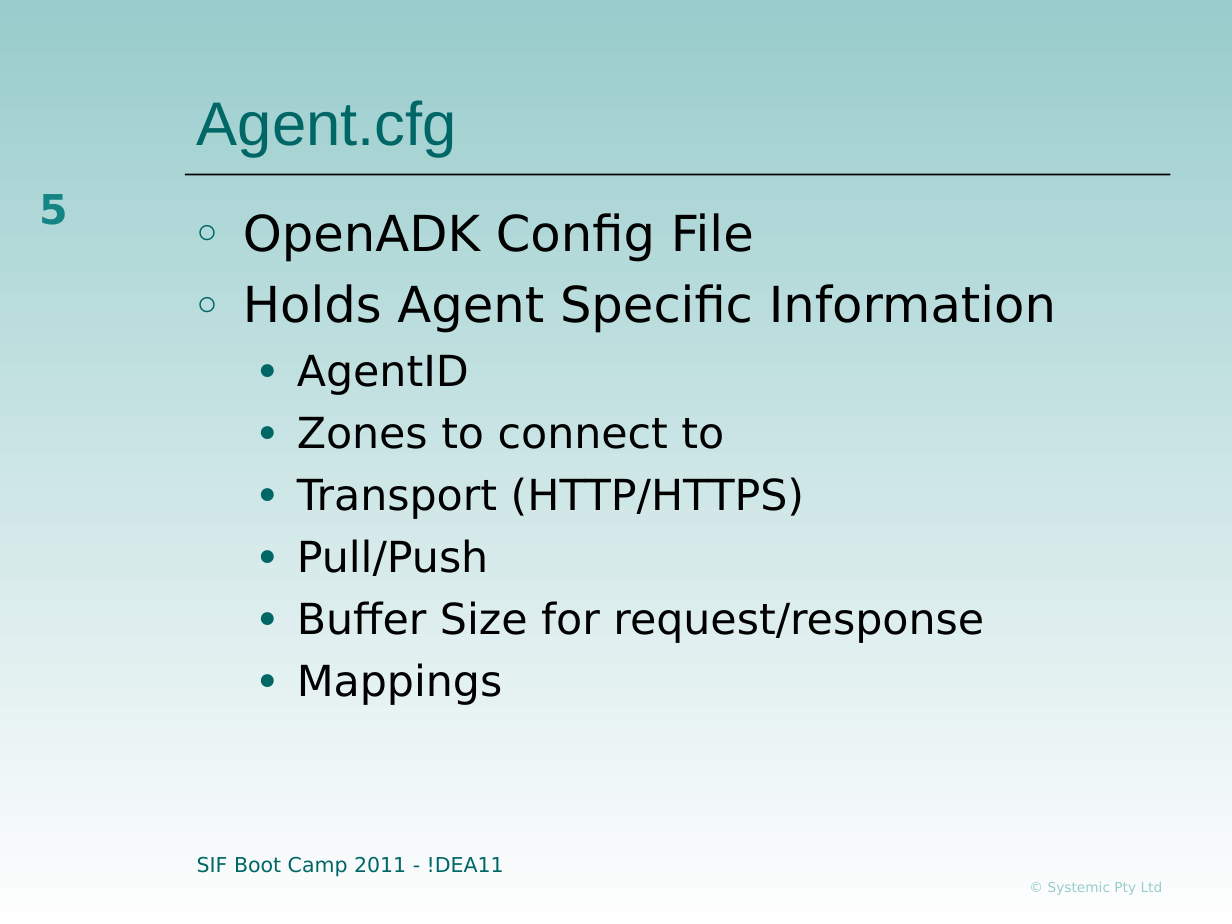
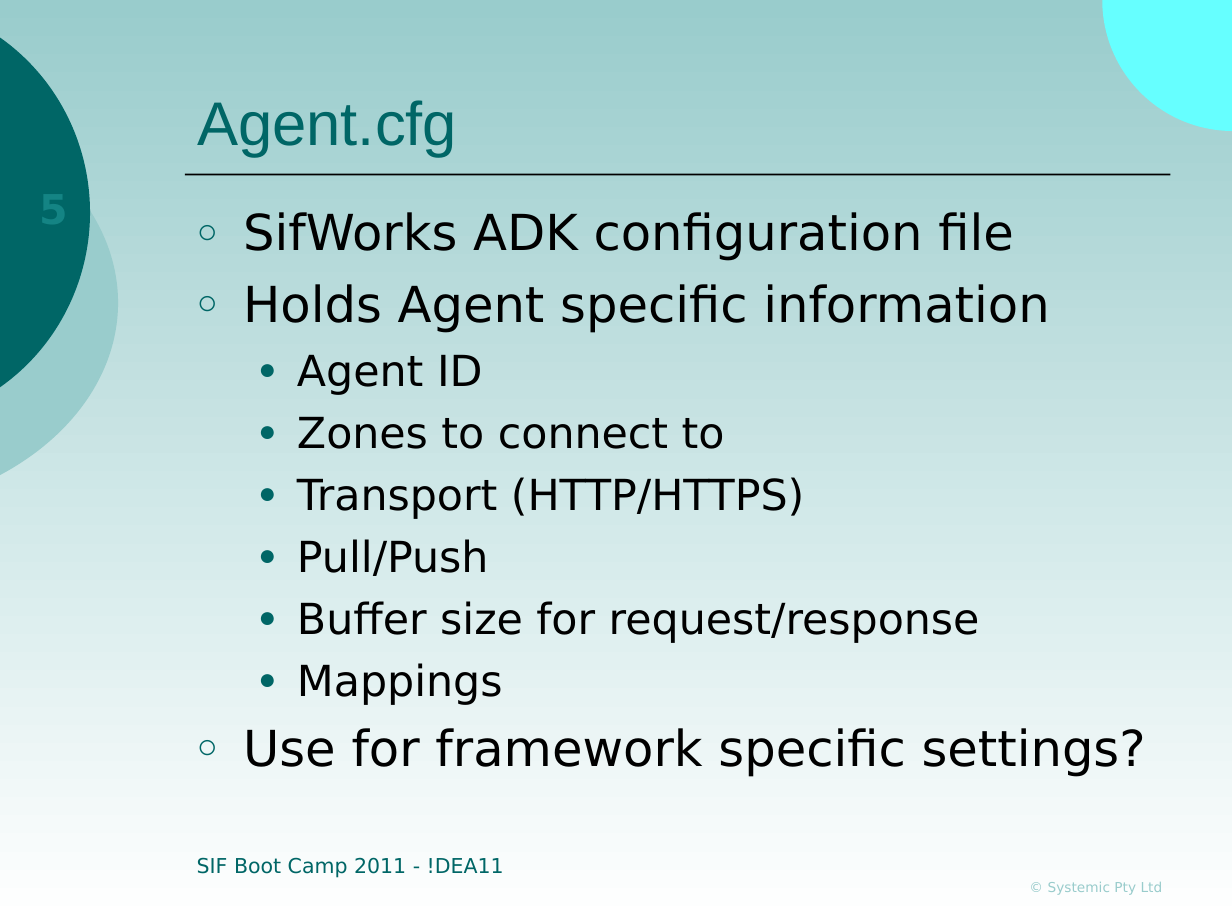
Before and after one commit to nsip/SifBootCamp-dotNet, a slide deck: slide 5 of Documentation/Presentations/05-Agent Development-CSharp.ppt. Drawn at 1232x924 pixels with LibreOffice and Linux fonts; fonts in the diff are those of the drawing; background and template pictures are left out. Boxes give left, top, right and bottom in pixels: in the first picture for what was removed or moved away, otherwise in the second. Text is boxed around its words. In the diff, an @@ line names an element or a change of style, - is before the commit and + after.

Commit message:
Updated presentations for .NET specific information.

```diff
--- a/Documentation/Presentations/05-Agent Development-CSharp.ppt
+++ b/Documentation/Presentations/05-Agent Development-CSharp.ppt
@@ background gradient #99CCCC to #FEFEFE to gradient #99CCCC to #FFFFFF @@
@@ outline redrawn in 3 elements at bbox=[1103, 0, 1232, 132], bbox=[0, 92, 118, 514], bbox=[0, 0, 90, 425] @@
@@ page number rewrapped from bbox=[39, 194, 68, 225] to bbox=[4, 181, 80, 239] @@
@@ text at bbox=[243, 212, 1049, 395]: text changed @@
-○ OpenADK Config File
-○ Holds Agent Specific Information
-  ● AgentID
+○ SifWorks ADK configuration file
+○ Holds Agent specific information
+  ● Agent ID
@@ text at bbox=[297, 601, 980, 643]: text changed @@
-  ● Buffer Size for request/response
+  ● Buffer size for request/response
@@ text at bbox=[243, 728, 1146, 777]: paragraph added @@
+○ Use for framework specific settings?
```
Also in this commit, not shown: 4 other slides changed, 3 slides removed, 1 other file.
